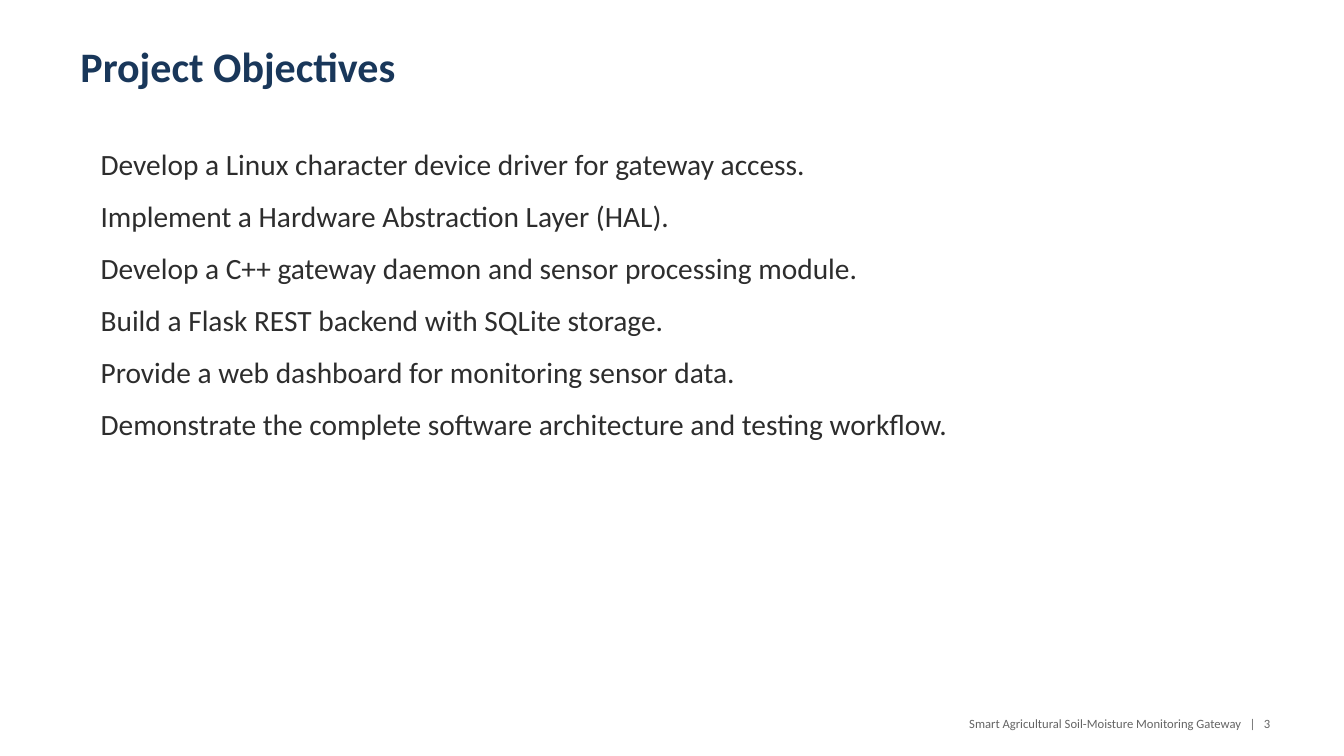
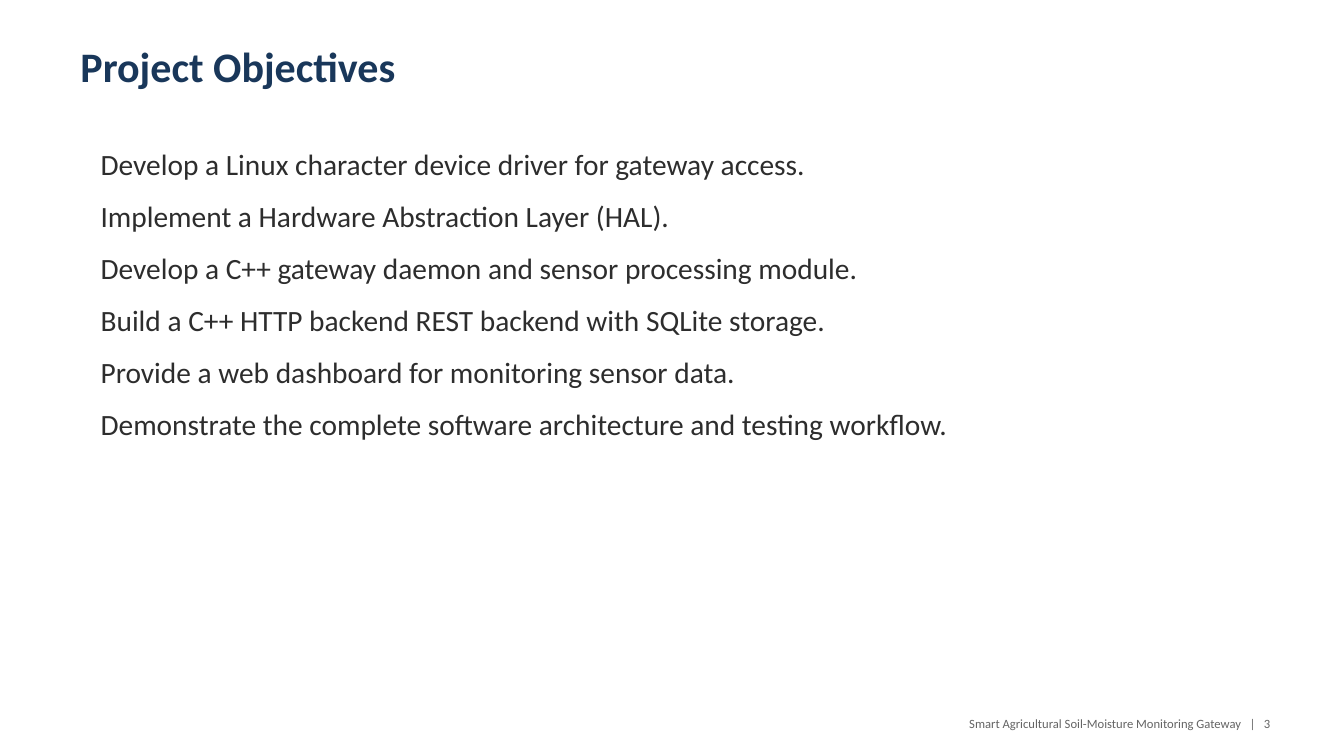
Before and after one commit to anshumanpattnaik153-ctrl/soil-moisture-gateway, a slide deck: slide 3 of docs/final/soil_moisture_gateway_presentation.pptx. Drawn at 1344x756 pixels with LibreOffice and Linux fonts; fonts in the diff are those of the drawing. Boxes give left, top, right and bottom in pixels: in the first picture for what was removed or moved away, otherwise in the second. Text is boxed around its words. In the diff, an @@ line names an element or a change of style, - is before the commit and + after.

```diff
--- a/docs/final/soil_moisture_gateway_presentation.pptx
+++ b/docs/final/soil_moisture_gateway_presentation.pptx
@@ text at [101,310,825,336]: text changed @@
-Build a Flask REST backend with SQLite storage.
+Build a C++ HTTP backend REST backend with SQLite storage.
```
Also in this commit, not shown: 4 other slides changed, 1 other file.
